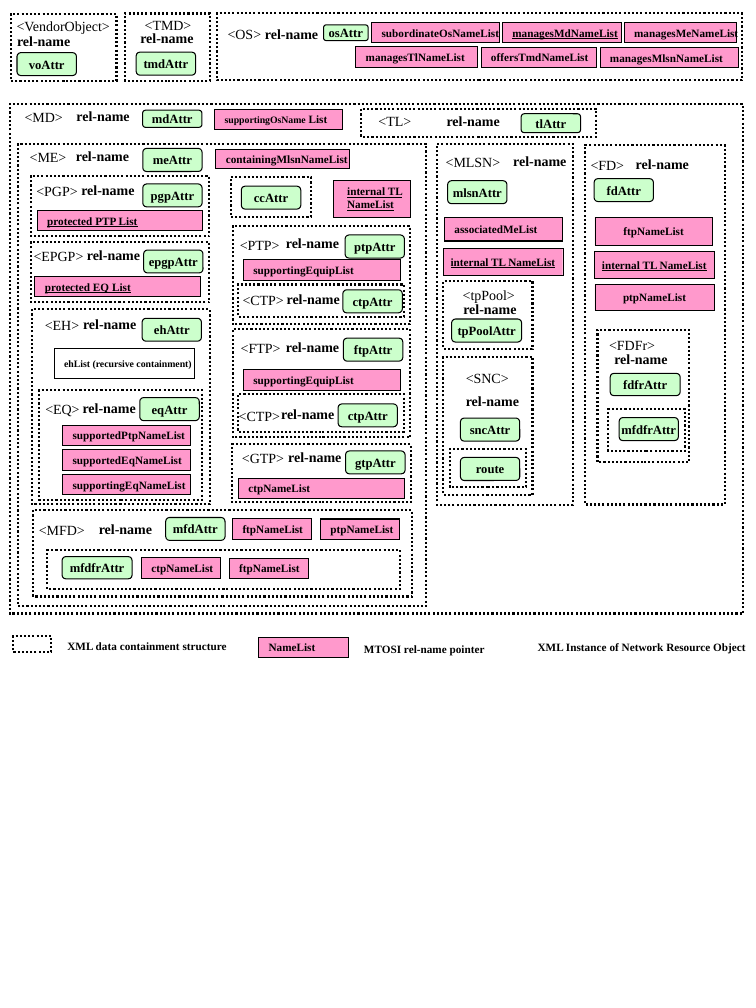
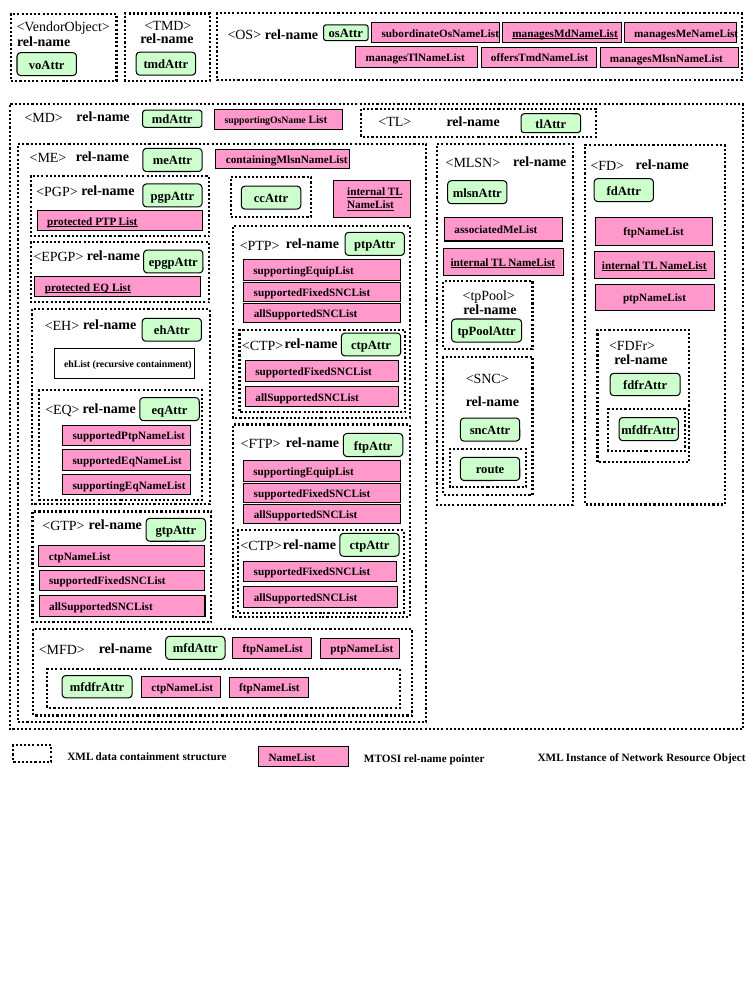
Before and after one commit to tmforum/Integration-Program-TIP---mtop, a slide deck: slide 5 of Product/trunk/DDPs/NetworkResourceFulfillment/SD/inventoryFileLayoutPictures.ppt. Drawn at 756x1008 pixels with LibreOffice and Linux fonts; fonts in the diff are those of the drawing. Boxes give left, top, right and bottom in pixels: in the first picture for what was removed or moved away, otherwise in the second. Text is boxed around its words. In the diff, an @@ line names an element or a change of style, - is before the commit and + after.

Commit message:
Added changes from Nov 28 RM call

```diff
--- a/Product/trunk/DDPs/NetworkResourceFulfillment/SD/inventoryFileLayoutPictures.ppt
+++ b/Product/trunk/DDPs/NetworkResourceFulfillment/SD/inventoryFileLayoutPictures.ppt
@@ rectangle: place and size @@
-rectangle at (10,104,744,613)
+rectangle at (10,104,744,729)
@@ rectangle: place and size @@
-rectangle at (18,144,426,607)
+rectangle at (18,144,426,723)
@@ rectangle: place and size @@
-rectangle at (233,226,410,325)
+rectangle at (233,226,410,417)
@@ rectangle removed at (238,284,404,317) @@
@@ rectangle added at (244,283,400,302), fill #FF99CC, outline #000000 0.74 pt, 8 pt, text #000000, bold @@
+supportedFixedSNCList
@@ rectangle added at (244,304,400,324), fill #FF99CC, outline #000000 0.74 pt, 8 pt, text #000000, bold @@
+allSupportedSNCList
@@ text "<CTP>": place and size @@
-text "<CTP>" at (243,295,284,305)
+text "<CTP>" at (242,340,283,350)
@@ rectangle: place and size @@
-rectangle at (233,330,410,437)
+rectangle at (240,330,406,412)
@@ text "rel-name": place and size @@
-text "rel-name" at (286,342,339,352)
+text "rel-name" at (285,338,338,348)
@@ rounded rectangle "ctpAttr": place and size @@
-rounded rectangle "ctpAttr" at (343,290,402,313)
+rounded rectangle "ctpAttr" at (342,333,401,356)
@@ rectangle added at (245,361,398,381), fill #FF99CC, outline #000000 0.74 pt, 8 pt, text #000000, bold @@
+supportedFixedSNCList
@@ rectangle added at (246,386,399,406), fill #FF99CC, outline #000000 0.74 pt, 8 pt, text #000000, bold @@
+allSupportedSNCList
@@ text "<FTP>": place and size @@
-text "<FTP>" at (241,343,281,353)
+text "<FTP>" at (241,438,281,448)
@@ rectangle: place and size @@
-rectangle at (232,445,410,503)
+rectangle at (233,424,410,617)
@@ text "rel-name": place and size @@
-text "rel-name" at (288,452,341,462)
+text "rel-name" at (286,437,339,447)
@@ rounded rectangle "ftpAttr": place and size @@
-rounded rectangle "ftpAttr" at (344,338,403,361)
+rounded rectangle "ftpAttr" at (344,433,403,457)
@@ rectangle "supportingEquipList": place and size @@
-rectangle "supportingEquipList" at (243,370,400,390)
+rectangle "supportingEquipList" at (243,461,400,481)
@@ rectangle added at (244,484,400,503), fill #FF99CC, outline #000000 0.74 pt, 8 pt, text #000000, bold @@
+supportedFixedSNCList
@@ rectangle added at (244,505,400,524), fill #FF99CC, outline #000000 0.74 pt, 8 pt, text #000000, bold @@
+allSupportedSNCList
@@ rectangle added at (32,511,211,622), outline #000000 1.5 pt dashed @@
@@ text "rel-name": place and size @@
-text "rel-name" at (99,524,152,534)
+text "rel-name" at (89,519,142,529)
@@ rectangle: place and size @@
-rectangle at (238,394,404,432)
+rectangle at (238,530,404,613)
@@ 2 texts, 1 rounded rectangle: place and size @@
-2 texts, 1 rounded rectangle at (239,404,397,427)
+2 texts, 1 rounded rectangle at (240,533,399,556)
@@ 1 text, 1 rounded rectangle, 1 rectangle: place and size @@
-1 text, 1 rounded rectangle, 1 rectangle at (239,451,405,498)
+1 text, 1 rounded rectangle, 1 rectangle at (39,518,206,565)
@@ rectangle added at (244,561,397,582), fill #FF99CC, outline #000000 0.74 pt, 8 pt, text #000000, bold @@
+supportedFixedSNCList
@@ rectangle added at (39,571,205,591), fill #FF99CC, outline #000000 0.74 pt, 8 pt, text #000000, bold @@
+supportedFixedSNCList
@@ rectangle added at (39,596,205,616), fill #FF99CC, outline #000000 0.74 pt, 8 pt, text #000000, bold @@
+allSupportedSNCList
@@ rectangle added at (244,587,397,607), fill #FF99CC, outline #000000 0.74 pt, 8 pt, text #000000, bold @@
+allSupportedSNCList
@@ 4 rectangles, 2 rounded rectangles, 1 text: place and size @@
-4 rectangles, 2 rounded rectangles, 1 text at (33,510,412,597)
+4 rectangles, 2 rounded rectangles, 1 text at (33,629,412,716)
@@ text "rel-name": place and size @@
-text "rel-name" at (287,294,340,304)
+text "rel-name" at (99,643,152,653)
@@ rectangle "ftpNameList": place and size @@
-rectangle "ftpNameList" at (229,558,308,579)
+rectangle "ftpNameList" at (233,638,312,658)
@@ rectangle "ftpNameList": place and size @@
-rectangle "ftpNameList" at (233,519,312,539)
+rectangle "ftpNameList" at (229,677,308,698)
@@ 3 texts, 2 rectangles: place and size @@
-3 texts, 2 rectangles at (13,636,745,657)
+3 texts, 2 rectangles at (13,745,745,767)
```
